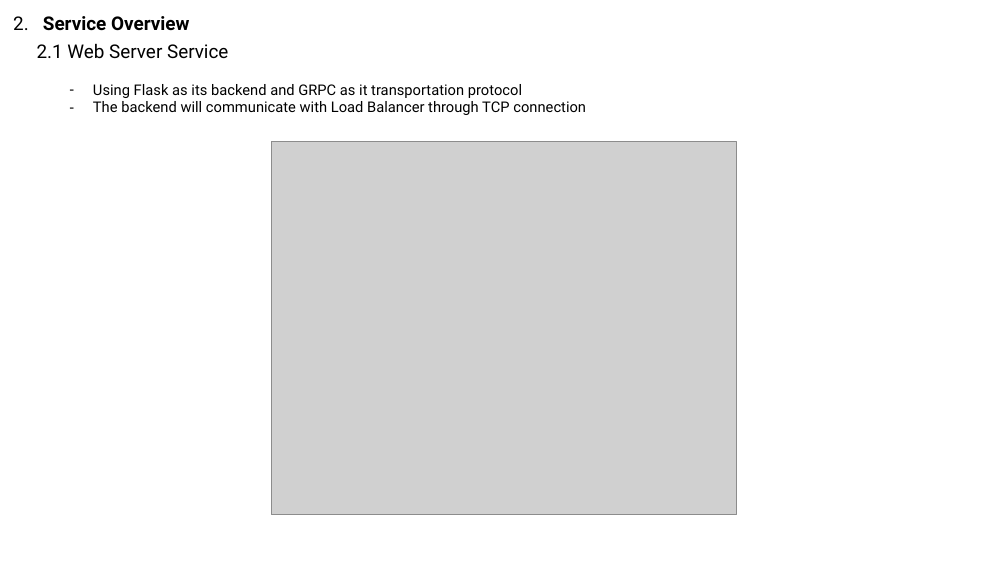
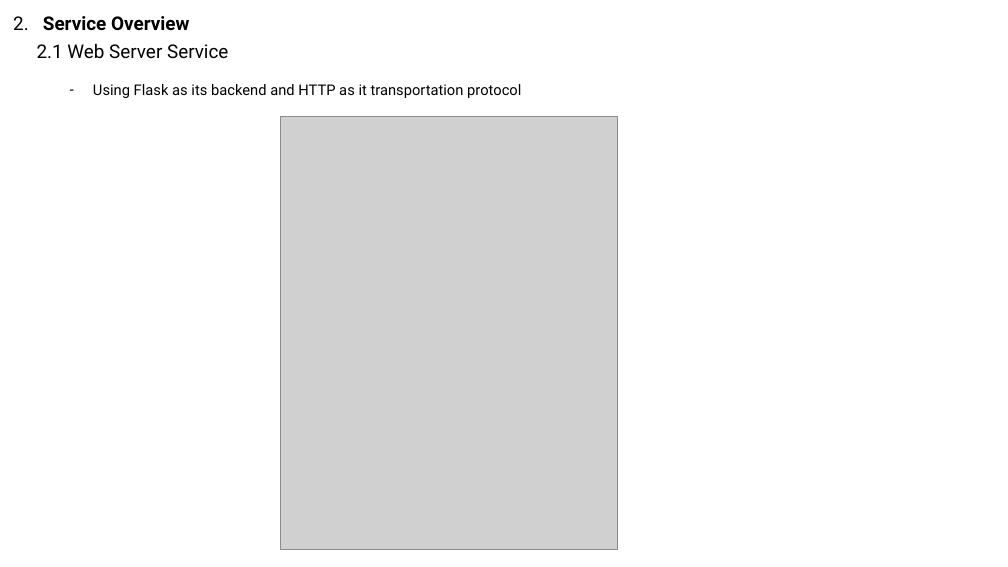
Before and after one commit to truongvanhuy2000/Video-Streaming, a slide deck: slide 5 of Docs/Overview.pptx. Drawn at 1008x567 pixels with LibreOffice and Linux fonts; fonts in the diff are those of the drawing; grey boxes stand for pictures. Boxes give left, top, right and bottom in pixels: in the first picture for what was removed or moved away, otherwise in the second. Text is boxed around its words. In the diff, an @@ line names an element or a change of style, - is before the commit and + after.

```diff
--- a/Docs/Overview.pptx
+++ b/Docs/Overview.pptx
@@ text at (93, 84, 521, 98): text changed @@
-– Using Flask as its backend and GRPC as it transportation protocol
-– The backend will communicate with Load Balancer through TCP connection
+– Using Flask as its backend and HTTP as it transportation protocol
@@ picture: place and size @@
-picture at (271, 142, 737, 515)
+picture at (281, 116, 618, 549)
```
Also in this commit, not shown: 6 other slides changed, 3 slides added, 2 slides removed.
